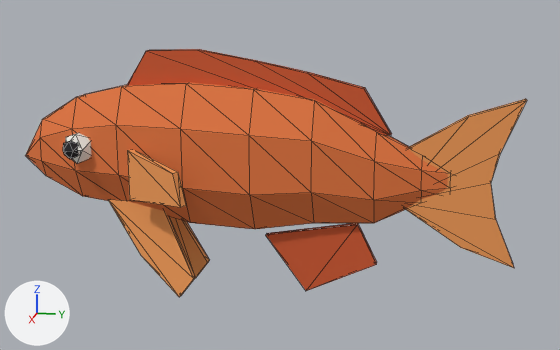
Before and after pictures for a commit that changed the glTF model examples/roblox-modeling/Fish.glb.
Before and after are seen from a 50 mm camera at (0.438, 0.101, 0.112) aimed at (-0.003, 0.013, 0.002). Arrows for +X, +Y and +Z are at lower left; the lights stay in place. The first picture is the older version. Mesh edges are drawn as thin lines. Where no turn or scale is listed for an object, it has been applied to the vertices. Vertices at exactly the same position are counted once.

In view in the first picture: 'Anal', 'BodyMesh', 'Dorsal', 'EyeR', 'PectoralR', 'PelvicL', 'PelvicR', 'Tail' and 1 more.
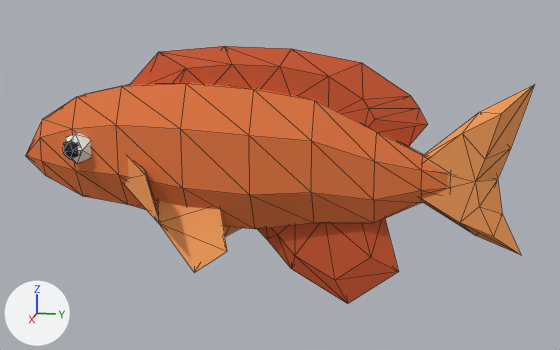
Where the newer file only moved an object's origin or applied its transform, the numbers keep the older frame.

Location of each change, (x1, y1, x2, y2) in pixels of the pictures (560 x 350 px):
'DorsalMesh', added (orange): after (130, 46, 428, 146)
'Tail', reshaped, moved (7% narrower): before (406, 99, 527, 268); after (422, 84, 535, 255)
'Dorsal', no longer drawn (orange): before (127, 49, 392, 135)
'AnalMesh', added (orange): after (257, 219, 399, 304)
'Anal', no longer drawn (orange): before (266, 223, 377, 291)
'PelvicR', no longer drawn (orange): before (108, 199, 196, 297)
'PelvicRMesh', added (orange): after (158, 201, 227, 273)
'PectoralR', reshaped, moved: before (127, 150, 186, 207); after (125, 157, 160, 224)
'PelvicL', no longer drawn (orange): before (170, 217, 209, 277)
'PelvicLMesh', added (mostly hidden): after (224, 226, 240, 237)

Patch to the scene script:
```diff
--- a/examples/roblox-modeling/Fish.glb.py
+++ b/examples/roblox-modeling/Fish.glb.py
@@ me_tail @@
-me_tail.from_pydata(...)  # 18 vertices, 32 faces; spans x -0.003..0.003, y -0.034..0.034, z -0.048..0.048
+me_tail.from_pydata(...)  # 18 vertices, 32 faces; spans x -0.003..0.003, y -0.03..0.03, z -0.049..0.049
+# me_tail part 1: the whole mesh is rebuilt
 me_tail.materials.append(mat_tailmat0)
@@ me_pectoralr @@
-me_pectoralr.from_pydata(...)  # 8 vertices, 12 faces; spans x -0.0017..0.0277, y -0.0011..0.0414, z -0.015..0.015
+me_pectoralr.from_pydata(...)  # 8 vertices, 12 faces; spans x -0.0019..0.0338, y -0.0017..0.0341, z -0.02..0.016
+# me_pectoralr part 2: the whole mesh is rebuilt
 me_pectoralr.materials.append(mat_tailmat0)
@@ ob_tail @@
 ob_tail = bpy.data.objects.new('Tail', me_tail)
-ob_tail.location = (0.0, 0.116, 0.003)
+ob_tail.location = (0.0, 0.124, 0.01)
@@ ob_anal @@
-ob_anal = bpy.data.objects.new('Anal', me_anal)
-ob_anal.location = (0.0, 0.0385, -0.047)
+ob_anal = bpy.data.objects.new('Anal', None)
+ob_anal.location = (0.0, 0.04, -0.0475)
@@ ob_dorsal @@
-ob_dorsal = bpy.data.objects.new('Dorsal', me_dorsal)
-ob_dorsal.location = (0.0, -0.005, 0.052)
+ob_dorsal = bpy.data.objects.new('Dorsal', None)
+ob_dorsal.location = (0.0, 0.0065, 0.0495)
@@ ob_pelvicl @@
-ob_pelvicl = bpy.data.objects.new('PelvicL', me_pelvicl)
-ob_pelvicl.location = (-0.012, -0.064, -0.0445)
+ob_pelvicl = bpy.data.objects.new('PelvicL', None)
+ob_pelvicl.location = (-0.0096, -0.0422, -0.0127)
@@ ob_pelvicr @@
-ob_pelvicr = bpy.data.objects.new('PelvicR', me_pelvicr)
-ob_pelvicr.location = (0.012, -0.064, -0.0445)
+ob_pelvicr = bpy.data.objects.new('PelvicR', None)
+ob_pelvicr.location = (0.0096, -0.0422, -0.0127)
@@ ob_pectoralr @@
 ob_pectoralr = bpy.data.objects.new('PectoralR', me_pectoralr)
-ob_pectoralr.location = (0.019, -0.072, 0.003)
+ob_pectoralr.location = (0.01, -0.08, 0.001)
@@ ob_analmesh @@
+ob_analmesh = bpy.data.objects.new('AnalMesh', me_anal_1)  # 16 vertices, 28 faces; spans x -0.002..0.002, y -0.005..0.085, z -0.078..-0.019; in mat_analmat1 (orange #d0582c)
+ob_analmesh.location = (0.0, 0.0, 0.001)
@@ ob_dorsalmesh @@
+ob_dorsalmesh = bpy.data.objects.new('DorsalMesh', me_dorsal_1)  # 28 vertices, 52 faces; spans x -0.002..0.002, y -0.085..0.098, z 0.021..0.076; in mat_analmat1 (orange #d0582c)
+ob_dorsalmesh.location = (0.0, 0.0, 0.001)
@@ ob_pelvicrmesh @@
+ob_pelvicrmesh = bpy.data.objects.new('PelvicRMesh', me_pelvicr_1)  # 10 vertices, 16 faces; spans x 0.0051..0.0338, y -0.06..-0.012, z -0.0509..-0.0058; in mat_tailmat0 (orange #f09a55)
+ob_pelvicrmesh.location = (0.0, 0.0, 0.001)
@@ ob_pelviclmesh @@
+ob_pelviclmesh = bpy.data.objects.new('PelvicLMesh', me_pelvicl_1)  # 10 vertices, 16 faces; spans x -0.0338..-0.0051, y -0.06..-0.012, z -0.0509..-0.0058; in mat_tailmat0 (orange #f09a55)
+ob_pelviclmesh.location = (0.0, 0.0, 0.001)
```
